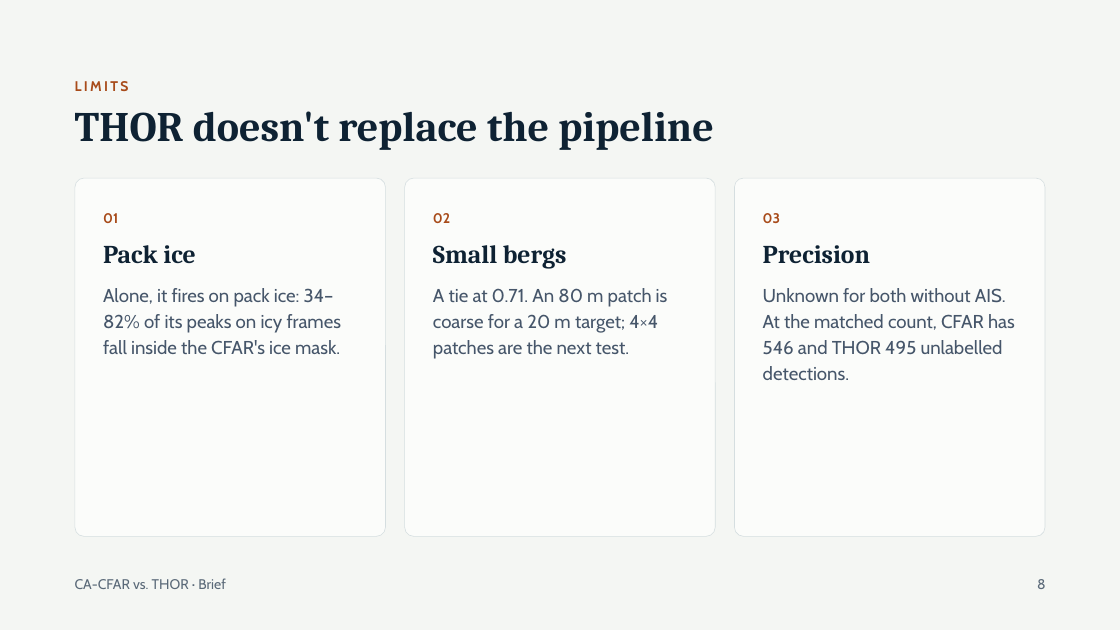
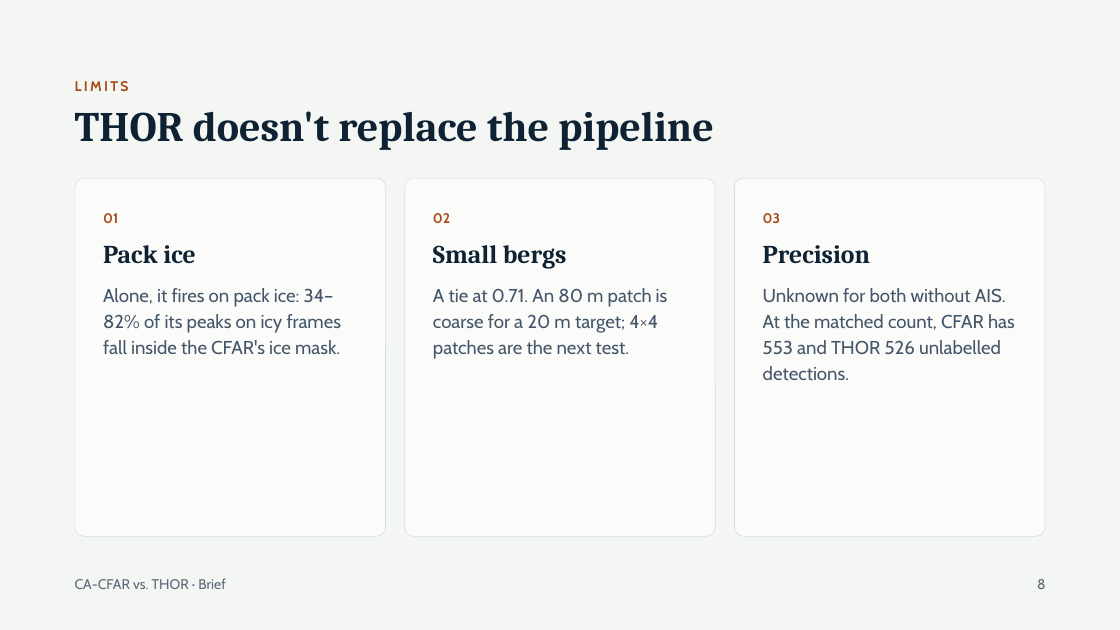
Before and after one commit to natali-kovalski/iceberg-alley-sar, a slide deck: slide 8 of docs/presentation/CA-CFAR vs THOR — Brief.pptx. Drawn at 1120x630 pixels with LibreOffice and Linux fonts; fonts in the diff are those of the drawing. Boxes give left, top, right and bottom in pixels: in the first picture for what was removed or moved away, otherwise in the second. Text is boxed around its words. In the diff, an @@ line names an element or a change of style, - is before the commit and + after.

```diff
--- a/docs/presentation/CA-CFAR vs THOR — Brief.pptx
+++ b/docs/presentation/CA-CFAR vs THOR — Brief.pptx
@@ text at bbox=[763, 288, 1015, 380]: text changed @@
-Unknown for both without AIS. At the matched count, CFAR has 546 and THOR 495 unlabelled detections.
+Unknown for both without AIS. At the matched count, CFAR has 553 and THOR 526 unlabelled detections.
```
Also in this commit, not shown: 5 other slides changed, 48 other files.
